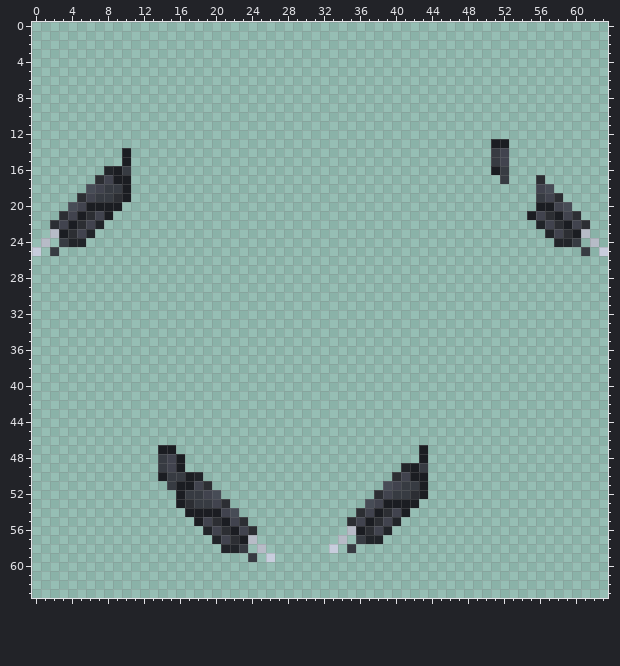
Pixel-art sprite: Resources/Textures/_DV/Objects/Weapons/Guns/Shotguns/Adjutant.rsi/inhand-right.png. This is how it looked before the edit.
The file is 64x64 pixels. Colours within 5 levels of each other are drawn and written as one.
New version:
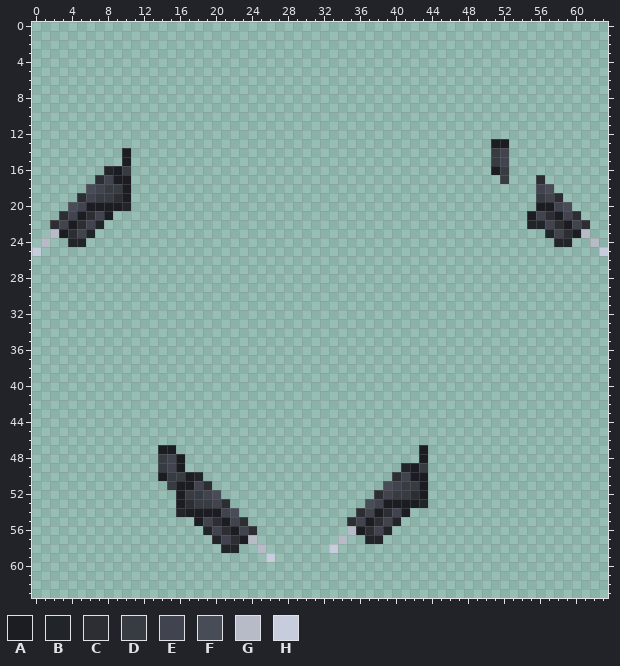
Palette (. is transparent): A #1b1d22  B #212429  C #2c2e33  D #373b42  E #41434e  F #474c56  G #b7bbc7  H #c8cddd
Changes in this commit:
The edit adds colour B in row 20 at x 10; in row 22 at x 55; in row 53 at x 43; in row 54 at x 16.
Colour D is gone in row 24 at x 3 and 60; in row 25 at x 2 and 61; in row 57 at x 36; in row 58 at x 23 and 35; in row 59 at x 24.
Boxes around the changes in both pictures, in picture pixels (x1, y1, x2, y2):
added: (122, 202, 131, 211)
added: (527, 220, 536, 229)
erased: (50, 238, 68, 256)
erased: (572, 238, 590, 256)
added: (419, 499, 428, 508)
added: (176, 508, 185, 517)
erased: (347, 535, 365, 553)
erased: (239, 544, 257, 562)
